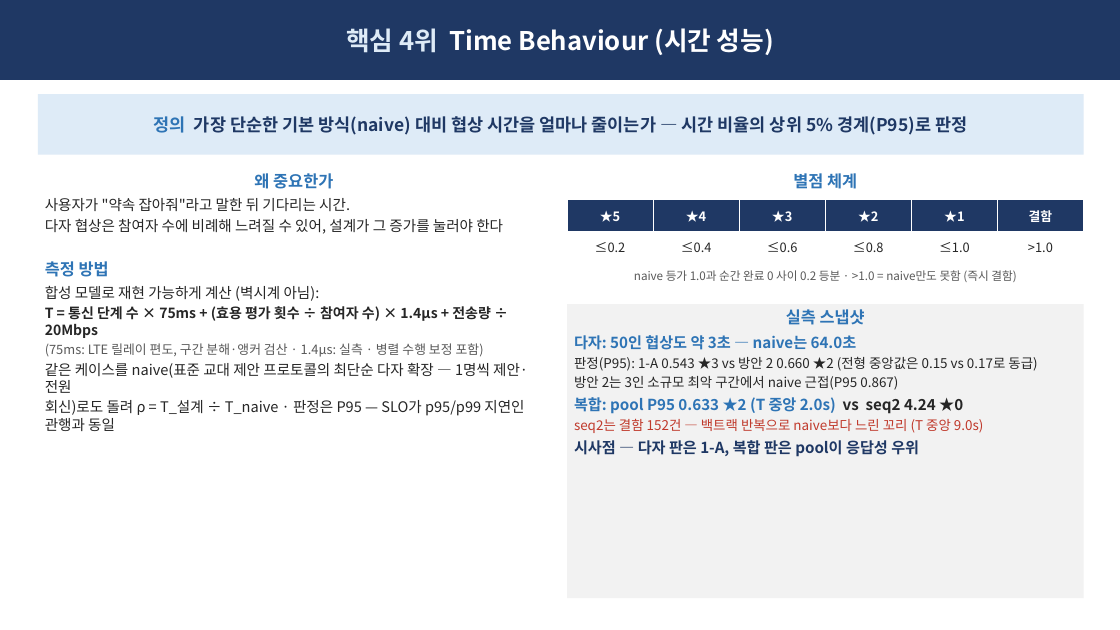
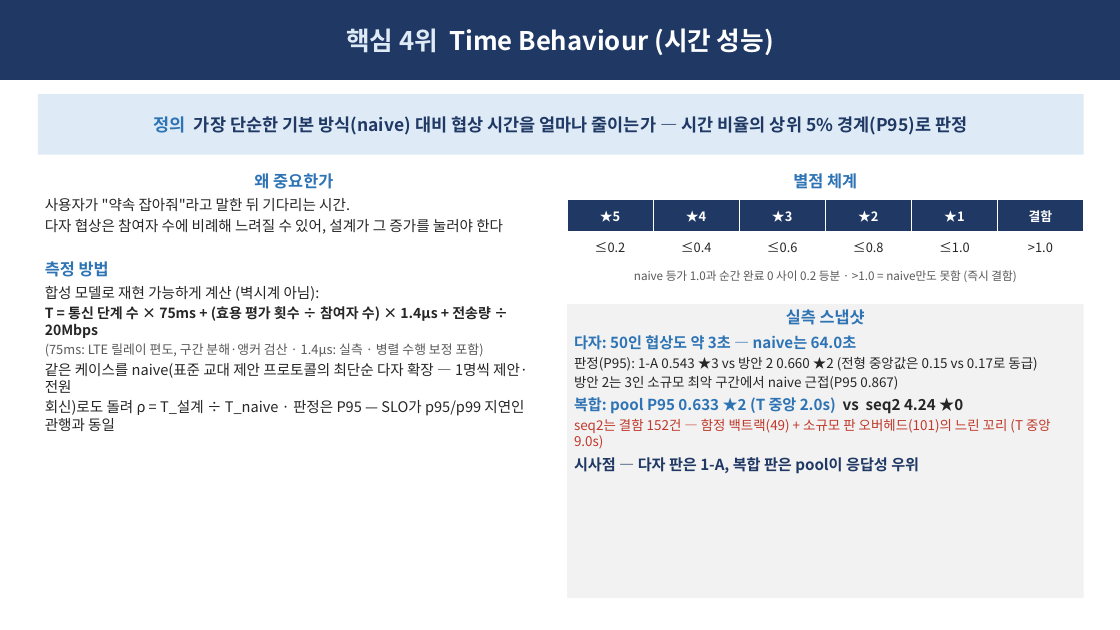
Before and after one commit to Sunwoo-Nam/architect-teamproject, a slide deck: slide 6 of docs/changbae/61-핵심QA-5종-임원-브리핑.pptx. Drawn at 1120x630 pixels with LibreOffice and Linux fonts; fonts in the diff are those of the drawing. Boxes give left, top, right and bottom in pixels: in the first picture for what was removed or moved away, otherwise in the second. Text is boxed around its words. In the diff, an @@ line names an element or a change of style, - is before the commit and + after.

```diff
--- a/docs/changbae/61-핵심QA-5종-임원-브리핑.pptx
+++ b/docs/changbae/61-핵심QA-5종-임원-브리핑.pptx
@@ text in rectangle at [574, 419, 1051, 449]: text changed @@
-seq2는 결함 152건 — 백트랙 반복으로 naive보다 느린 꼬리 (T 중앙 9.0s)
+seq2는 결함 152건 — 함정 백트랙(49) + 소규모 판 오버헤드(101)의 느린 꼬리 (T 중앙 9.0s)
```
Also in this commit, not shown: 2 other slides changed, 3 other files.
